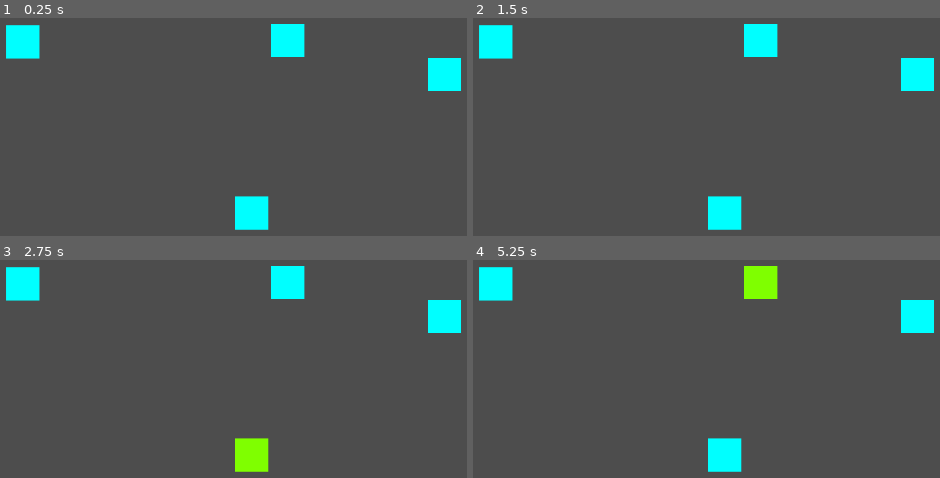
Above: before the commit, frames 1-4 (two rows, left to right).
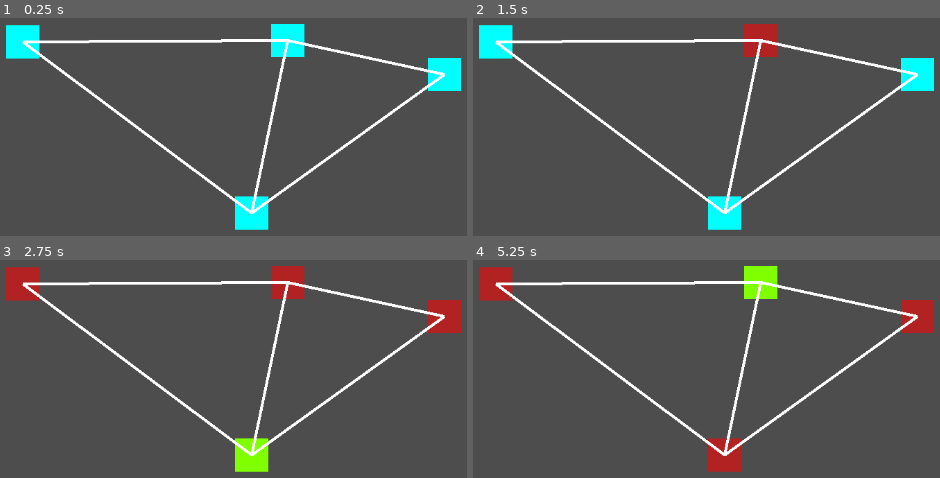
Above: after the commit, the same moments.

Repository: Piggward/KL-NK
Game: Godot game, scene res://scenes/maps_ui/maps_ui.tscn
Two runs of this game, one before a commit and one after it. Both use one fixed random seed, a clock stepped at 60 frames per second and the inputs below. This scene is started directly instead of the project's main scene.
Inputs (mouse positions are in pixels of both pictures, inside the frame that each line leads up to):
- Up to frame 1 (0.25 s): no input
- Up to frame 2 (1.5 s): tap Enter at 0.5 s; drag from (496, 41) to (725, 212) at 0.52 s; tap Space at 1.25 s; drag from (496, 41) to (725, 212) at 1.27 s
- Up to frame 3 (2.75 s): tap Enter at 2 s; hold Right mouse button (right_mouse) from 2.03 s (still down); click (252, 454) at 2.3 s
- Up to frame 4 (5.25 s): release Right mouse button (right_mouse) at 2.75 s; tap Space at 2.75, 4.25 s; drag from (725, 454) to (916, 316) at 2.77 s; tap Enter at 3.5 s; drag from (916, 316) to (762, 281) at 3.52 s; drag from (916, 316) to (762, 281) at 4.27 s; press the mouse at (762, 281) at 5.03 s

The runs differ from the first frame. In frame 1, 3.6% of the frame differs, in the area x 4-96%, y 9-90%; in frame 2, 4.6%; in frame 3, 6.5%; in frame 4, 6.5%, in the area x 1-99%, y 3-98%.

Commit message:
wip available/reachable state

Diff:
--- /dev/null
+++ b/scenes/maps_ui/map_controller.gd
@@ -0,0 +1,7 @@
+extends Node
+
+@export var selected_tile: TileUI
+
+# Called when the node enters the scene tree for the first time.
+func _ready():
+	pass # Replace with function body.
--- a/scenes/maps_ui/maps_ui.tscn
+++ b/scenes/maps_ui/maps_ui.tscn
@@ -59,26 +59,22 @@
 offset_bottom = -191.0
 grow_horizontal = 0
 
-[node name="Road" parent="." node_paths=PackedStringArray("startTile", "endTile") instance=ExtResource("2_doaci")]
-startTile = NodePath("../TileUI")
-endTile = NodePath("../TileUI2")
-twoWay = false
+[node name="Road" parent="." node_paths=PackedStringArray("start_tile", "end_tile") instance=ExtResource("2_doaci")]
+start_tile = NodePath("../TileUI")
+end_tile = NodePath("../TileUI2")
 
-[node name="Road2" parent="." node_paths=PackedStringArray("startTile", "endTile") instance=ExtResource("2_doaci")]
-startTile = NodePath("../TileUI2")
-endTile = NodePath("../TileUI4")
+[node name="Road2" parent="." node_paths=PackedStringArray("start_tile", "end_tile") instance=ExtResource("2_doaci")]
+start_tile = NodePath("../TileUI2")
+end_tile = NodePath("../TileUI3")
 
-[node name="Road3" parent="." node_paths=PackedStringArray("startTile", "endTile") instance=ExtResource("2_doaci")]
-startTile = NodePath("../TileUI2")
-endTile = NodePath("../TileUI3")
-twoWay = false
+[node name="Road3" parent="." node_paths=PackedStringArray("start_tile", "end_tile") instance=ExtResource("2_doaci")]
+start_tile = NodePath("../TileUI2")
+end_tile = NodePath("../TileUI4")
 
-[node name="Road4" parent="." node_paths=PackedStringArray("startTile", "endTile") instance=ExtResource("2_doaci")]
-startTile = NodePath("../TileUI3")
-endTile = NodePath("../TileUI4")
-twoWay = false
+[node name="Road4" parent="." node_paths=PackedStringArray("start_tile", "end_tile") instance=ExtResource("2_doaci")]
+start_tile = NodePath("../TileUI3")
+end_tile = NodePath("../TileUI4")
 
-[node name="Road5" parent="." node_paths=PackedStringArray("startTile", "endTile") instance=ExtResource("2_doaci")]
-startTile = NodePath("../TileUI4")
-endTile = NodePath("../TileUI")
-twoWay = false
+[node name="Road5" parent="." node_paths=PackedStringArray("start_tile", "end_tile") instance=ExtResource("2_doaci")]
+start_tile = NodePath("../TileUI4")
+end_tile = NodePath("../TileUI")
--- a/scenes/road/road.gd
+++ b/scenes/road/road.gd
@@ -1,44 +1,24 @@
 extends Line2D
 
-const POINTS_COUNT = 11
-const POINT_X_OFFSET = 100.0 / POINTS_COUNT
-const POINT_Y_OFFSET = 100.0 / POINTS_COUNT
+@export var start_tile: TileUI
+@export var end_tile: TileUI
+@export var two_way: bool = true
 
-@export var startTile: TileUI
-@export var endTile: TileUI
-@export var twoWay: bool = true
+func _ready():
+	# Add roads to tiles, this is done to easier calculate neighbours
+	start_tile.exit_roads.append(self)
+	if two_way:
+		end_tile.exit_roads.append(self)
 
-# Called when the node enters the scene tree for the first time.
-func _ready():
-	width = 10.0
-
-	var start = get_tile_center_position(startTile)
-	var end = get_tile_center_position(endTile)
-	var distance = end - start
+	# TODO: break out below in to seperate drawing function
+	var start = get_tile_center_position(start_tile)
+	var end = get_tile_center_position(end_tile)
 
 	add_point(start)
-	for i in range (POINTS_COUNT):
-		var t = (1.0 / POINTS_COUNT) * i
-		var x = start.x + (distance.x / POINTS_COUNT) * i
-		var y = start.y + ease_out_cubic(t) * distance.y
-		add_point(Vector2(x, y))
 	add_point(end)
-
-	if twoWay:
-		print("is twoWay!")
-		width_curve.clear_points()
-		#width_curve.min_value = 1.0
 
 func get_tile_center_position(tile: TileUI) -> Vector2:
 	var tile_rect = tile.get_global_rect()
 	var tile_transform = tile.get_global_transform().get_origin()
 
 	return tile_transform + tile_rect.size / 2
-
-func ease_out_cubic(val: float) -> float:
-	return 1.0 - pow(1.0 - val, 3.0)
-
-func min_arc_point_value(val: float, i: int, offset: float) -> float:
-	var res = val + abs(i - int(POINTS_COUNT / 2)) * POINT_X_OFFSET
-	print(val, " ; ", i, " ; ", offset, " ; ", res)
-	return res
--- a/scenes/road/road.tscn
+++ b/scenes/road/road.tscn
@@ -1,14 +1,7 @@
-[gd_scene load_steps=3 format=3 uid="uid://co7k208jay22f"]
+[gd_scene load_steps=2 format=3 uid="uid://co7k208jay22f"]
 
 [ext_resource type="Script" path="res://scenes/road/road.gd" id="1_dtb2r"]
 
-[sub_resource type="Curve" id="Curve_qcf0p"]
-min_value = 0.3
-max_value = 4.0
-_data = [Vector2(0, 0.322141), 0.0, 0.0, 0, 0, Vector2(0.592715, 0.54601), 0.827863, 0.827863, 0, 0, Vector2(0.897351, 1.37753), 6.5539, 6.5539, 0, 0, Vector2(0.950331, 3.6482), 0.0, 0.0, 0, 0, Vector2(1, 0.354122), 0.0, 0.0, 0, 0]
-point_count = 5
-
 [node name="Road" type="Line2D"]
 width = 4.0
-width_curve = SubResource("Curve_qcf0p")
 script = ExtResource("1_dtb2r")
--- a/scenes/tile_ui/tile_states/tile_focused_state.gd
+++ b/scenes/tile_ui/tile_states/tile_focused_state.gd
@@ -8,4 +8,7 @@
 
 func on_gui_input(event: InputEvent) -> void:
 	if event.is_action_pressed("left_mouse"):
+		print("Calculating neighbouring tiles for %s" % tile_ui.name)
+		tile_ui.available_neighbouring_tiles()
+
 		transition_requested.emit(self, TileState.State.SELECTED)
--- a/scenes/tile_ui/tile_states/tile_state.gd
+++ b/scenes/tile_ui/tile_states/tile_state.gd
@@ -1,7 +1,7 @@
 class_name TileState
 extends Node
 
-enum State { IDLE, FOCUSED, SELECTED }
+enum State { IDLE, FOCUSED, SELECTED, AVAILABLE }
 
 signal transition_requested(from: TileState, to: State)
 
--- a/scenes/tile_ui/tile_ui.gd
+++ b/scenes/tile_ui/tile_ui.gd
@@ -3,6 +3,7 @@
 
 @onready var color: ColorRect = $Color
 @onready var tile_state_machine: TileStateMachine = $TileStateMachine as TileStateMachine
+@onready var exit_roads: Array
 
 func _ready() -> void:
 	tile_state_machine.init(self)
@@ -18,3 +19,17 @@
 
 func _on_click_area_mouse_entered():
 	pass # Replace with function body.
+
+func available_neighbouring_tiles(stamina: int = 1) -> Array: # TileUI[]
+	var tiles = []
+	for road in exit_roads:
+		var tile = road.end_tile
+		if road.two_way && tile == self:
+			tile = road.start_tile
+
+		var tile_state = tile.tile_state_machine.current_state
+		tile_state.transition_requested.emit(tile_state, TileState.State.FOCUSED)
+		print(tile_state_machine.current_state)
+		tiles.append(tile)
+		print("%s leads to %s" % [road.name, tile.name])
+	return tiles
--- a/scenes/tile_ui/tile_ui.tscn
+++ b/scenes/tile_ui/tile_ui.tscn
@@ -54,6 +54,10 @@
 script = ExtResource("4_4uw4y")
 state = 2
 
+[node name="TileAvailableState" type="Node" parent="TileStateMachine"]
+script = ExtResource("4_4uw4y")
+state = 3
+
 [connection signal="gui_input" from="." to="." method="_on_gui_input"]
 [connection signal="mouse_entered" from="." to="." method="_on_mouse_entered"]
 [connection signal="mouse_exited" from="." to="." method="_on_mouse_exited"]
--- /dev/null
+++ b/tile_available_state.gd
@@ -0,0 +1,7 @@
+extends TileState
+
+func enter() -> void:
+	tile_ui.color.color = Color.AQUA
+#
+func on_mouse_entered() -> void:
+	transition_requested.emit(self, TileState.State.FOCUSED)
